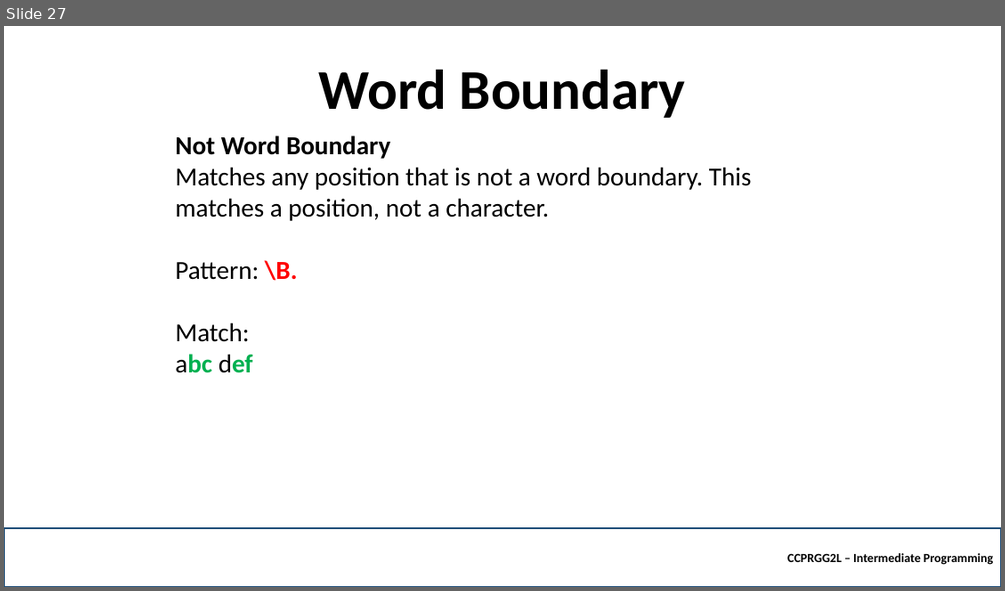
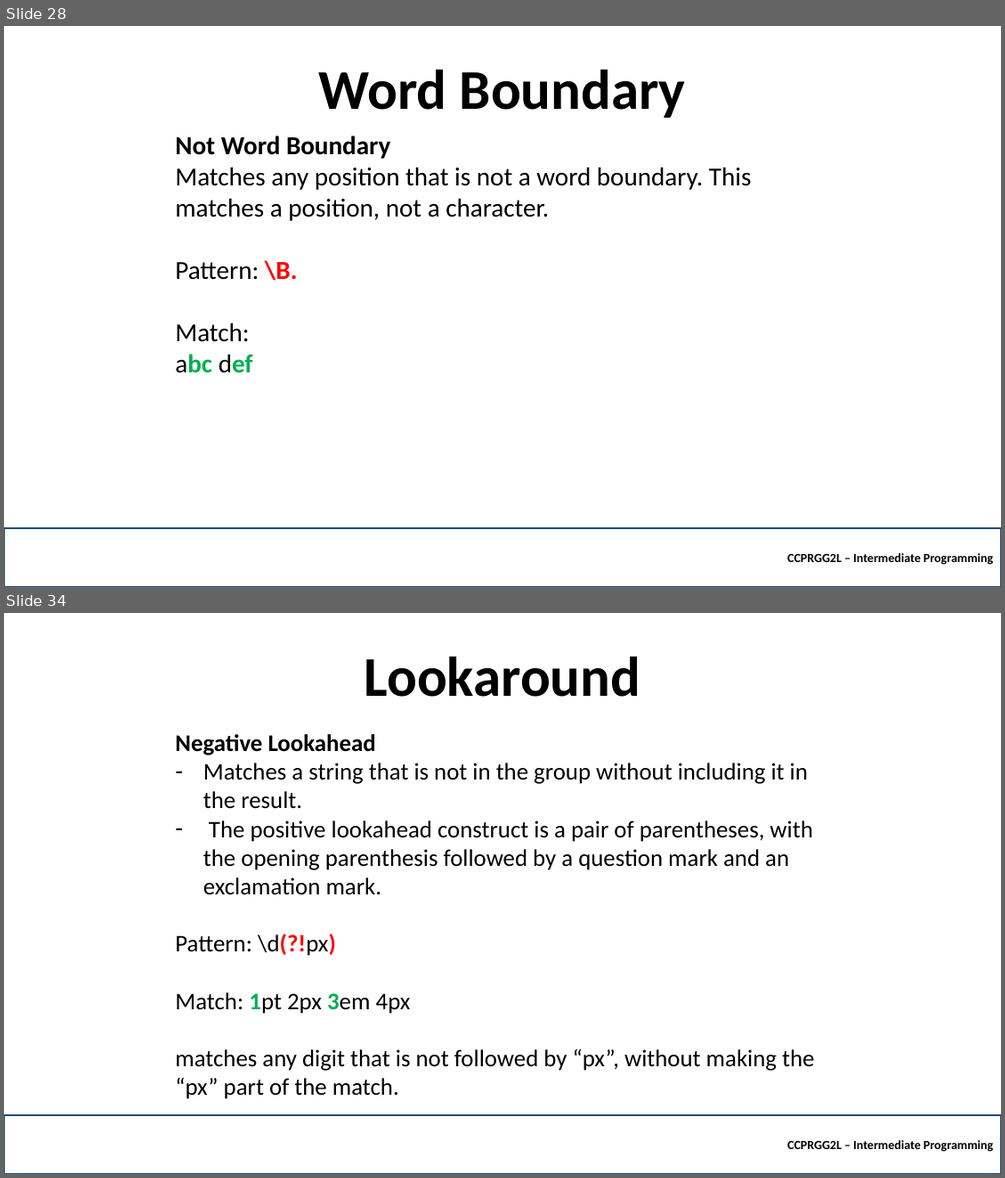
Before and after one commit to robitussin/CCPRGG2L, a slide deck: week_4/Regular Expressions.pptx. Shown one above the other, each under a label of ours: slide 27 before the commit, slides 28 and 34 after it; the slides between them are not shown. The pictures are 1005x591 and 1005x1178 pixels, drawn with LibreOffice and Linux fonts; fonts in the diff are those of the drawing; background and template pictures are left out. Boxes give left, top, right and bottom in pixels: in the first picture for what was removed or moved away, otherwise in the second. Text is boxed around its words. In the diff, an @@ line names an element or a change of style, - is before the commit and + after.

```diff
--- a/week_4/Regular Expressions.pptx
+++ b/week_4/Regular Expressions.pptx
@@ slide 34 added at (4, 613, 1001, 1174), background picture (left out) @@
@@ title added at (364, 656, 641, 697), 54 pt, text #000000, bold @@
+Lookaround
@@ text added at (175, 734, 814, 1099), 23 pt, text #000000 @@
+Negative Lookahead
+– Matches a string that is not in the group without including it in the result.
+– The positive lookahead construct is a pair of parentheses, with the opening parenthesis followed by a question mark and an exclamation mark.
+Pattern: \d(?!px)
+Match: 1pt 2px 3em 4px
+matches any digit that is not followed by “px”, without making the “px” part of the match.
@@ rectangle added at (4, 1115, 1001, 1174), outline #1F4E79 2.25 pt, 12 pt, text #000000, bold @@
+CCPRGG2L – Intermediate Programming
@@ what was slide 27 is now slide 28 @@
```
Also in this commit, not shown: 6 slides changed, 12 other slides added.
